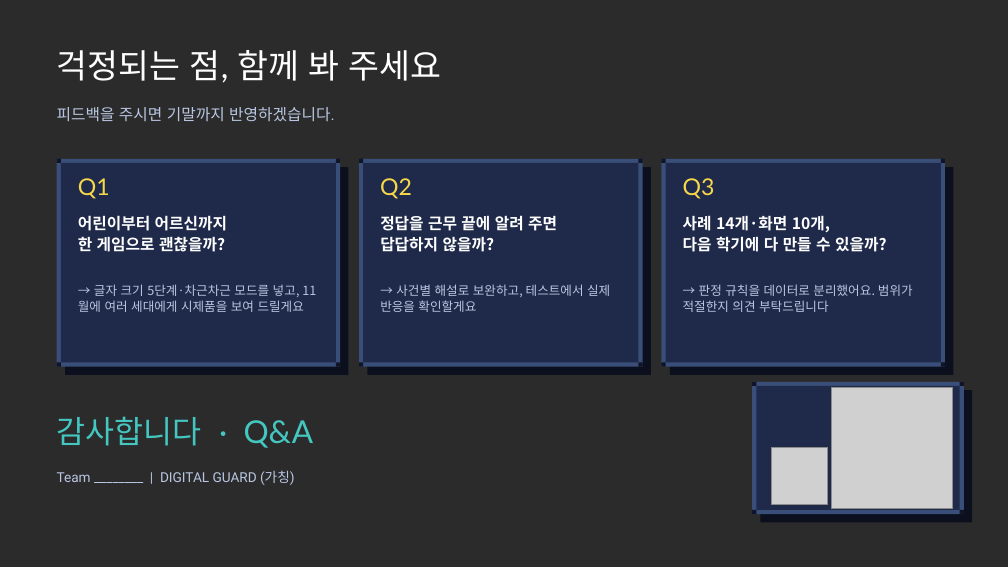
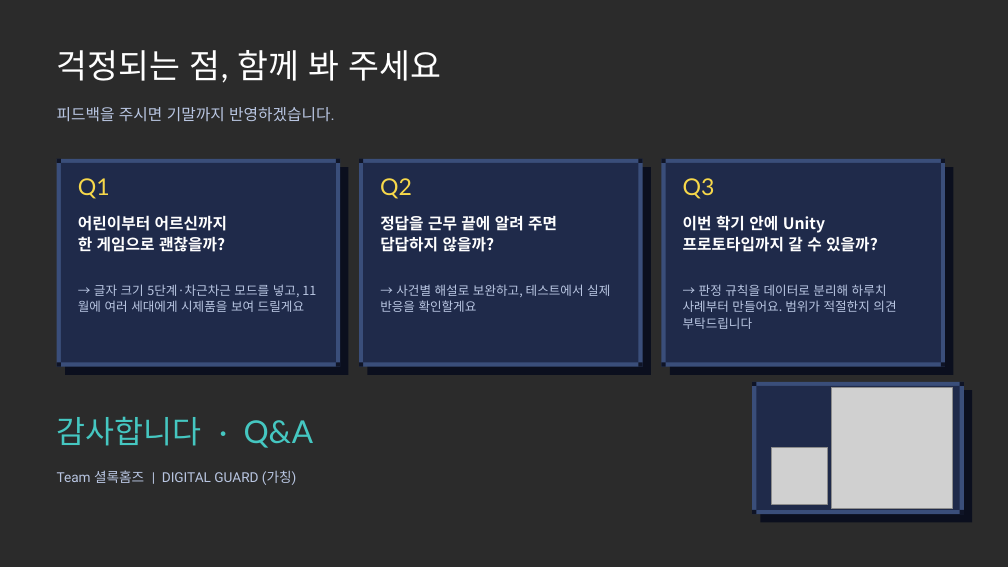
Before and after one commit to gyeom3055-ship-it/school, a slide deck: slide 14 of docs/digital-guard/presentation/DIGITAL_GUARD_중간설계발표.pptx. Drawn at 1008x567 pixels with LibreOffice and Linux fonts; fonts in the diff are those of the drawing; grey boxes stand for pictures; background and template pictures are left out; a plain dark background stands for a picture behind light text. Boxes give left, top, right and bottom in pixels: in the first picture for what was removed or moved away, otherwise in the second. Text is boxed around its words. In the diff, an @@ line names an element or a change of style, - is before the commit and + after.

```diff
--- a/docs/digital-guard/presentation/DIGITAL_GUARD_중간설계발표.pptx
+++ b/docs/digital-guard/presentation/DIGITAL_GUARD_중간설계발표.pptx
@@ text at (x1=683, y1=215, x2=878, y2=252): text changed @@
-사례 14개·화면 10개,
-다음 학기에 다 만들 수 있을까?
+이번 학기 안에 Unity
+프로토타입까지 갈 수 있을까?
@@ text at (x1=683, y1=284, x2=896, y2=329): text changed @@
-→ 판정 규칙을 데이터로 분리했어요. 범위가 적절한지 의견 부탁드립니다
+→ 판정 규칙을 데이터로 분리해 하루치 사례부터 만들어요. 범위가 적절한지 의견 부탁드립니다
@@ text at (x1=57, y1=470, x2=296, y2=485): text changed @@
-Team ________ | DIGITAL GUARD (가칭)
+Team 셜록홈즈 | DIGITAL GUARD (가칭)
```
Also in this commit, not shown: 13 other slides changed, 1 other file.
